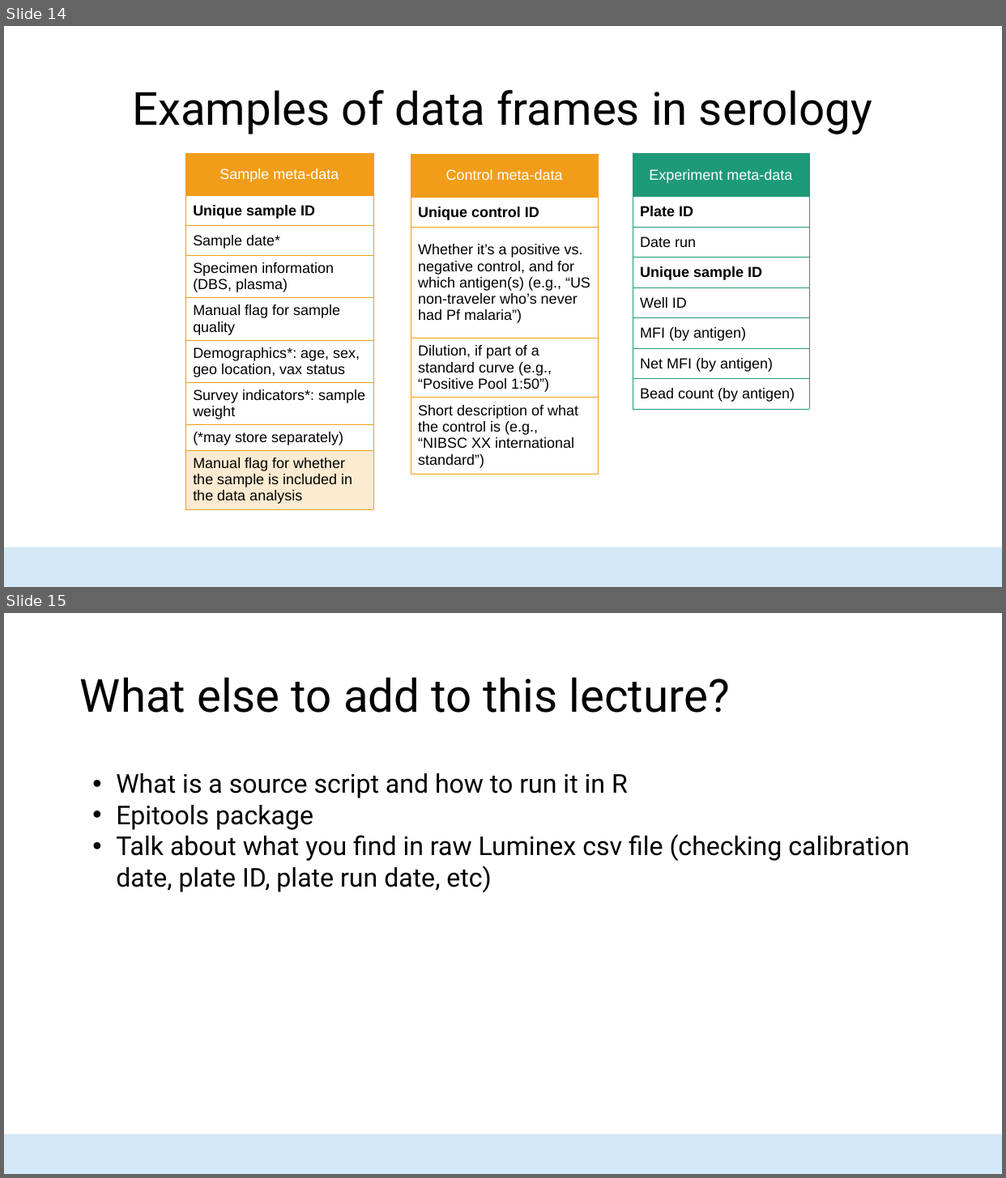
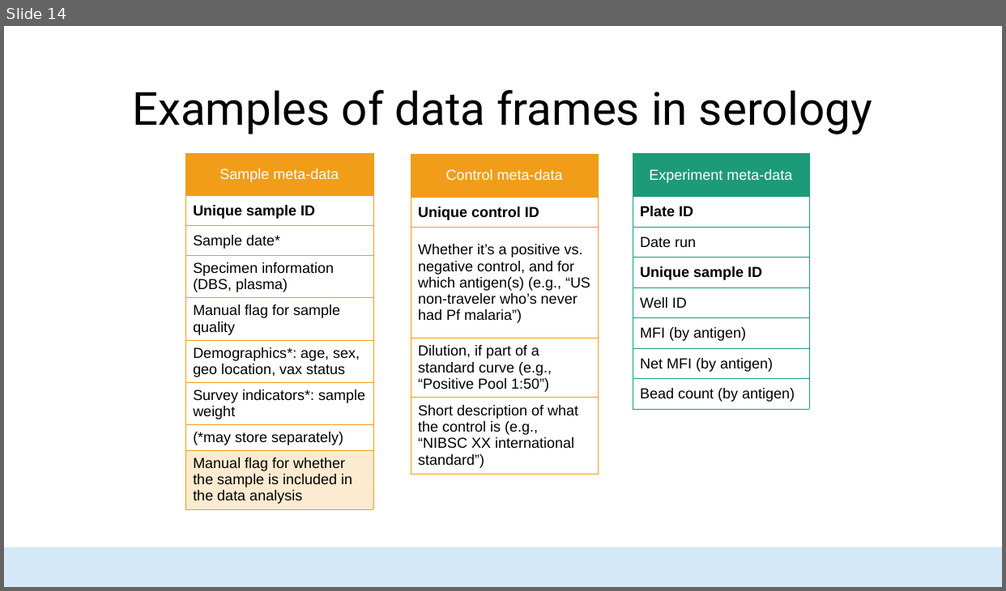
Before and after one commit to HopkinsIDD/seroanalytics_workshop, a slide deck: Lecture 1/Lecture 1 Intro to R.pptx. Shown one above the other, each under a label of ours: slides 14 and 15 before the commit, slide 14 after it. The pictures are 1006x1178 and 1006x591 pixels, drawn with LibreOffice and Linux fonts; fonts in the diff are those of the drawing; background and template pictures are left out. Boxes give left, top, right and bottom in pixels: in the first picture for what was removed or moved away, otherwise in the second. Text is boxed around its words. In the diff, an @@ line names an element or a change of style, - is before the commit and + after.

Commit message:
updating lecture 1 materials

```diff
--- a/Lecture 1/Lecture 1 Intro to R.pptx
+++ b/Lecture 1/Lecture 1 Intro to R.pptx
@@ slide 15 removed at bbox=[4, 613, 1002, 1174], background #FFFFFF; not listed: 1 template element that a slide beside it also shows @@
@@ title removed at bbox=[80, 677, 730, 713] @@
-What else to add to this lecture?
@@ text removed at bbox=[116, 773, 910, 892] @@
-  • What is a source script and how to run it in R
-  • Epitools package
-  • Talk about what you find in raw Luminex csv file (checking calibration date, plate ID, plate run date, etc)
```
Also in this commit, not shown: 3 other files.
